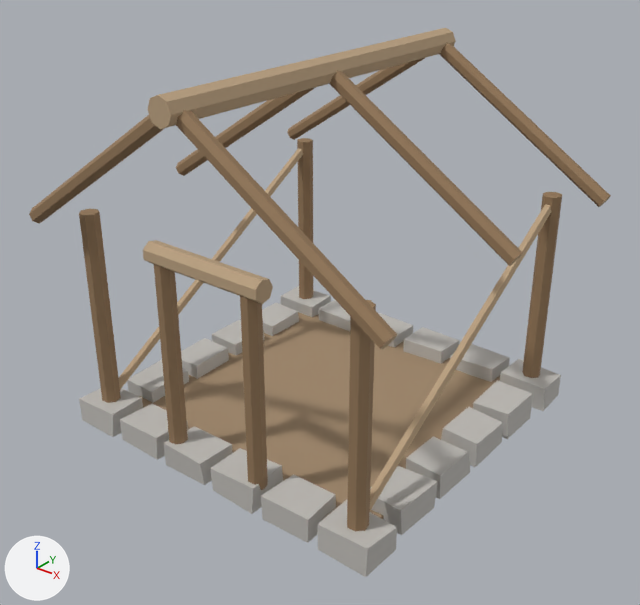
A saved change to the glTF model assets/3d/models/building_log_house_frame.glb.
Rendered twice from a 50 mm camera at (4.68, -5.95, 4.84) aimed at (0.09, -0.21, 1.28). Arrows for +X, +Y and +Z are at lower left; the lights stay in place. The older version comes first. Vertices at exactly the same position are counted once.

The first picture shows 'building_log_house_frame'.
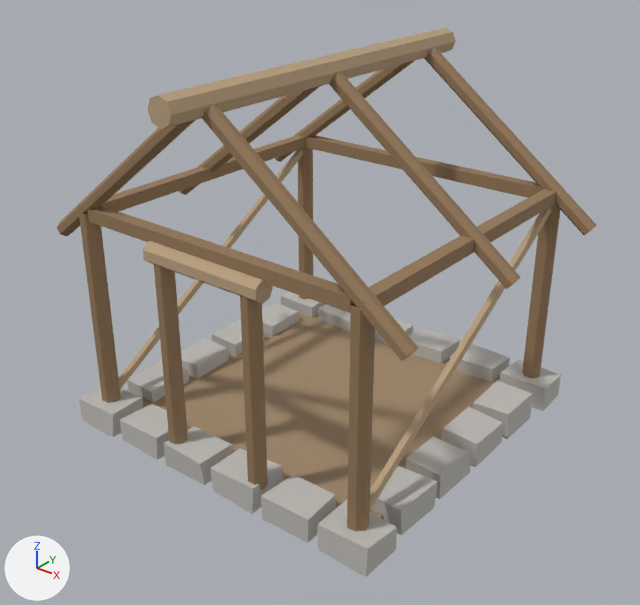
Boxes [x1, y1, x2, y2] around the edits, measured in the pictures (640 x 605 px):
'building_log_house_frame', reshaped (7% narrower)
    before: [29, 28, 611, 577]
    after: [57, 28, 596, 577]
part 1 of me_building_log_house_frame, added
    after: [57, 105, 418, 361]
part 2 of me_building_log_house_frame, added
    after: [275, 47, 596, 235]
part 3 of me_building_log_house_frame, added (brown)
    after: [84, 135, 557, 318]
part 4 of me_building_log_house_frame, cut back
    before: [29, 42, 611, 350]
    after: [179, 72, 521, 289]

Patch to the scene script:
```diff
--- a/assets/3d/models/building_log_house_frame.glb.py
+++ b/assets/3d/models/building_log_house_frame.glb.py
@@ me_building_log_house_frame @@
 # used by ob_building_log_house_frame; location = (0.0, 0.0, 0.0)
-me_building_log_house_frame.from_pydata(...)  # 383 vertices, 624 faces; spans x -1.92..1.92, y -1.88..1.88, z 0.0..3.47
+me_building_log_house_frame.from_pydata(...)  # 407 vertices, 672 faces; spans x -1.92..1.92, y -1.88..1.88, z 0.0..3.47
+# me_building_log_house_frame part 1: a new loose piece of 27 vertices spanning x -1.92..1.92, y -1.55..-1.4, z 1.86..3.41
+# me_building_log_house_frame part 2: a new loose piece of 27 vertices spanning x -1.92..1.92, y 1.41..1.56, z 1.86..3.41
+# me_building_log_house_frame part 3: a new loose piece of 24 vertices spanning x -1.54..1.54, y -1.54..1.54, z 2.11..2.23, in mat_wood_dark (brown #957959)
+# me_building_log_house_frame part 4
+# 64 vertices are removed from x -1.92..1.92, y -1.81..1.82, z 2.06..3.41
+# 144 faces are deleted
+# 6 vertices move from x -1.91..1.91, y -0.02..0.08, z 2.06..2.17 to x -1.92..1.92, y -0.02..0.08, z 1.86..1.96
+# 10 vertices are added at x -1.92..1.92, y -0.07..0.08, z 1.87..3.4
+# 22 new faces join them, mat_wood_dark (brown #957959)
+# 26 new faces join them, mat_wood (beige #bca281)
 me_building_log_house_frame.materials.append(mat_stone)
```
